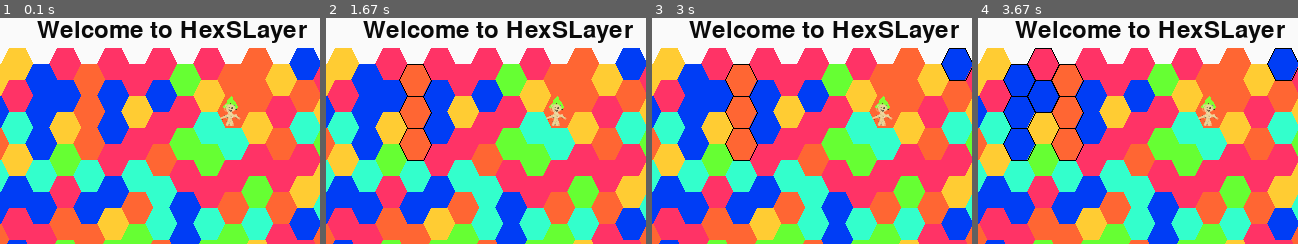
Above: before the commit, frames 1-4 (left to right).
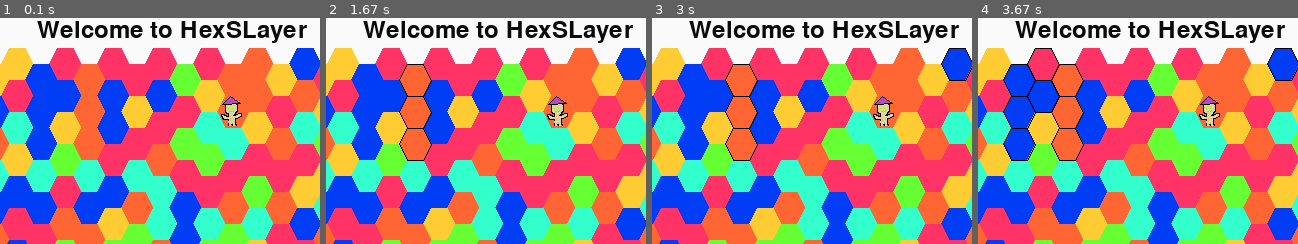
Above: after the commit, the same moments.

Repository: StephenFluin/HexSLayer
Game: pygame game, started from hexslayer.py
Two runs of this game, one before a commit and one after it. Both use one fixed random seed, a clock stepped at 60 frames per second and the inputs below. The source is Python 2; it was converted automatically to run under Python 3.
Inputs (mouse positions are % of the whole screen's width and height, from its top left):
- Up to frame 1 (0.1 s): no input
- Up to frame 2 (1.67 s): press the mouse at (50, 60) at 0.37 s; move the mouse to (38, 57) at 0.47 s; release the mouse at (26, 54) at 0.6 s; press the mouse at (50, 60) at 0.7 s; move the mouse to (37, 37) at 0.8 s; release the mouse at (24, 14) at 0.93 s; press the mouse at (37, 14) at 1.03 s; move the mouse to (62, 53) at 1.13 s; release the mouse at (88, 93) at 1.27 s; press the mouse at (3, 10) at 1.37 s; move the mouse to (10, 26) at 1.47 s; release the mouse at (16, 43) at 1.6 s
- Up to frame 3 (3 s): press the mouse at (3, 17) at 1.7 s; move the mouse to (13, 43) at 1.8 s; release the mouse at (22, 70) at 1.93 s; press the mouse at (3, 17) at 2.03 s; move the mouse to (40, 54) at 2.13 s; release the mouse at (78, 91) at 2.27 s; press the mouse at (71, 10) at 2.37 s; move the mouse to (58, 12) at 2.47 s; release the mouse at (45, 13) at 2.6 s; press the mouse at (86, 17) at 2.7 s; move the mouse to (80, 20) at 2.8 s; release the mouse at (75, 24) at 2.93 s
- Up to frame 4 (3.67 s): press the mouse at (33, 17) at 3.03 s; move the mouse to (27, 16) at 3.13 s; release the mouse at (20, 16) at 3.27 s; press the mouse at (33, 10) at 3.37 s; move the mouse to (31, 34) at 3.47 s; release the mouse at (29, 58) at 3.6 s
The pictures show only the part of the screen within x 23-73%, y 0-50%; the shares and areas given below are measured in that part.

The runs differ from the first frame. In frame 1, 0.4% of the frame differs, in the area x 68-76%, y 34-48%; in frame 2, 0.4%; in frame 3, 0.4%; in frame 4, 0.4%.

Commit message:
Working on drag and drop logic for attacking. Broken failure cases.

Diff:
--- a/hexslayer.py
+++ b/hexslayer.py
@@ -21,10 +21,26 @@
 
 selected = None
 class Pawn(pygame.sprite.Sprite):
-	def __init__(self,gameMap,xloc,yloc):
+	def __init__(self,gameMap,x,y):
+		self.gameMap = gameMap
 		pygame.sprite.Sprite.__init__(self)
-		self.x,self.y = convertGridPosition(gameMap,xloc,yloc)
+		self.x,self.y = convertGridPosition(self.gameMap,x,y)
 		self.image = pygame.image.load("wizard.png");
+		self.startTile = None
+	def setPos(self,x,y):
+		self.x,self.y = convertGridPosition(self.gameMap,x,y)
+		self.startTile.pawn = None
+		self.gameMap.getTile((x,y)).pawn = self
+	def attack(self,x,y):
+		print "Testing if we can attack this tile"
+		tiles = self.gameMap.getTileSet((self.startTile.xloc,self.startTile.yloc))
+		for tile in tiles:
+			if(tile.isAdjacent((x,y))):
+				#The attacked tile is adjacent to a tile in our starting set
+				self.gameMap.getTile((x,y)).setPlayer(self.startTile.player)
+				return True
+		return False
+
 
 class Villager(Pawn):
 	def __init__(self,gameMap,xloc,yloc):
@@ -76,6 +92,15 @@
 			return 1
 	def getAdjacent(self,direction):
 		return getAdjacent(self.xloc,self.yloc,direction)
+	def isAdjacent(self,point):
+		print "Checking for adjacency."
+		for dir in range(6):
+			target = self.getAdjacent(dir)
+			if(target == point):
+				print "Target was adjacent to this square"
+				return True
+		return False
+
 	def select(self):
 		#print "Selecting tile."
 		pygame.draw.polygon(background,pygame.Color("#000000"),self.getHex(),1)
@@ -123,8 +148,13 @@
 
 		return retval
 
+	def hexDropped(self,carry,x,y):
+		clickedTile = self.tiles[y][x]
+		carry.setPos(x,y)
+		print "Set the position of the carry to ",x,"X",y
 
 	def getTile(self,point):
+		print "doing a tile lookup with ",point
 		return self.tiles[point[1]][point[0]]
 
 
@@ -168,7 +198,6 @@
 	mouseCarrying = None
 
 
-
 	if pygame.font:
 		font = pygame.font.Font(None, 36)
 		text = font.render("Welcome to HexSLayer",1,(10,10,10))
@@ -182,10 +211,10 @@
 	pawns = []
 	pawns.append(gameMap.tiles[3][7].addPawn(Villager(gameMap,7,3)))
 
-	while 1:
+
+	while True:
 		clock.tick(60)
 		#Handle Input Events
-		print "Carrying a ",mouseCarrying
 		if True:
 			for event in pygame.event.get():
 				if event.type == QUIT:
@@ -201,7 +230,26 @@
 								if tile.checkHexCollision(pygame.mouse.get_pos()):
 
 									mouseCarrying = gameMap.hexClicked(tile.xloc,tile.yloc)
+									if mouseCarrying:
+										mouseCarrying.startTile = tile
+										print "I have set the startTile of the carry."
 									break
+				elif event.type == MOUSEBUTTONUP:
+					if mouseCarrying != None:
+						for row in gameMap.tiles:
+							for tile in row:
+								if tile.rect.collidepoint(pygame.mouse.get_pos()):
+									if tile.checkHexCollision(pygame.mouse.get_pos()):
+										if(mouseCarrying.attack(tile.xloc,tile.yloc)):
+											gameMap.hexDropped(mouseCarrying,tile.xloc,tile.yloc)
+										else:
+											mouseCarrying.x,mouseCarrying.y = mouseCarrying.startTile.xloc,mouseCarrying.startTile.yloc
+						mouseCarrying = None
+				elif event.type == MOUSEMOTION:
+					if mouseCarrying != None:
+						mouseCarrying.x,mouseCarrying.y = pygame.mouse.get_pos()
+						mouseCarrying.x -= 5
+						mouseCarrying.y -= 5
 		allsprites.update()
 
 		#Draw Everything
Binary file changed: wizard.png
